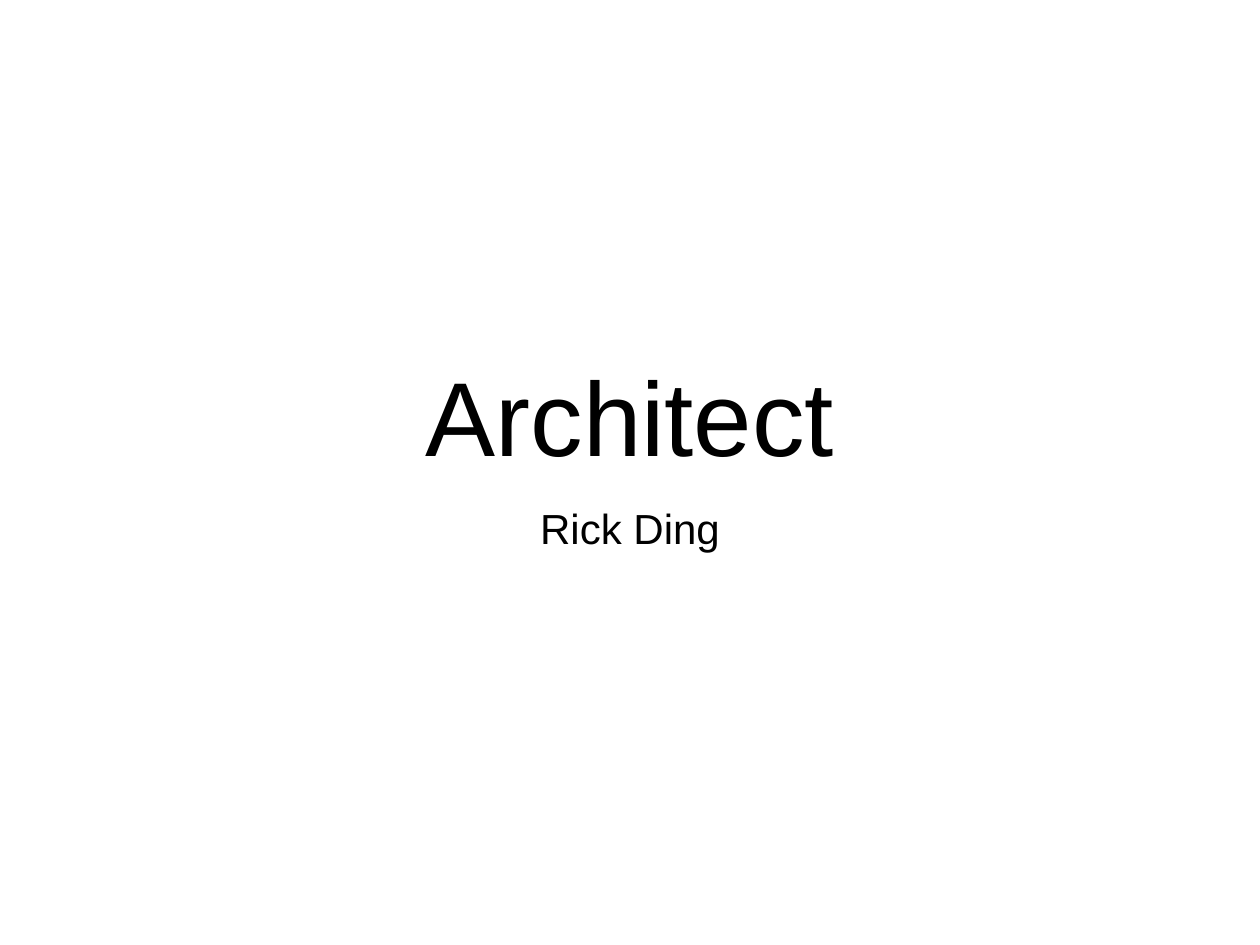
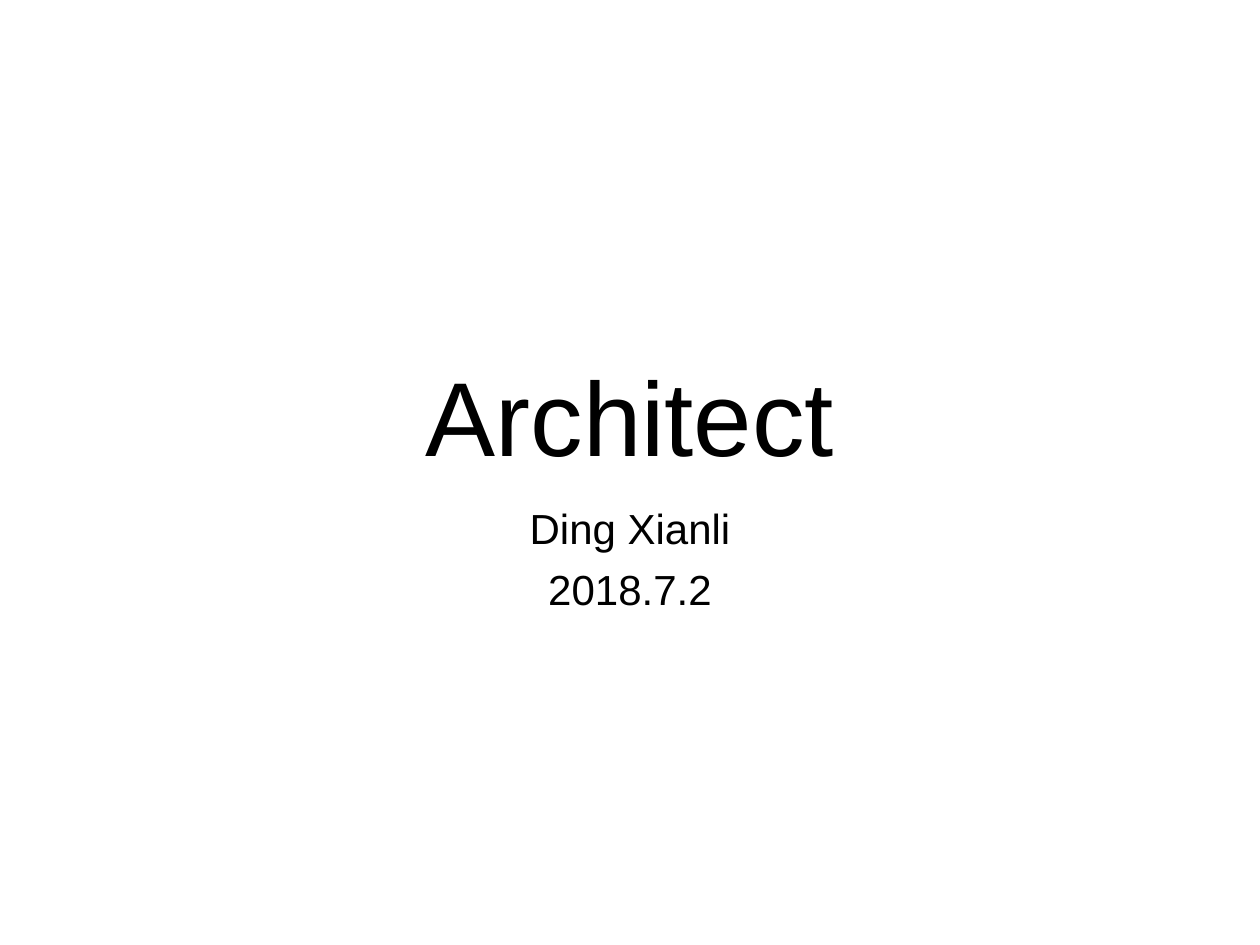
Before and after one commit to Wang-Ray/notes, a slide deck: slide 1 of Architect.ppt. Drawn at 1260x945 pixels with LibreOffice and Linux fonts; fonts in the diff are those of the drawing. Boxes give left, top, right and bottom in pixels: in the first picture for what was removed or moved away, otherwise in the second. Text is boxed around its words. In the diff, an @@ line names an element or a change of style, - is before the commit and + after.

```diff
--- a/Architect.ppt
+++ b/Architect.ppt
@@ subtitle at (530,513,731,606): text changed @@
-Rick Ding
+Ding Xianli
+2018.7.2
```
Also in this commit, not shown: 5 other files.
